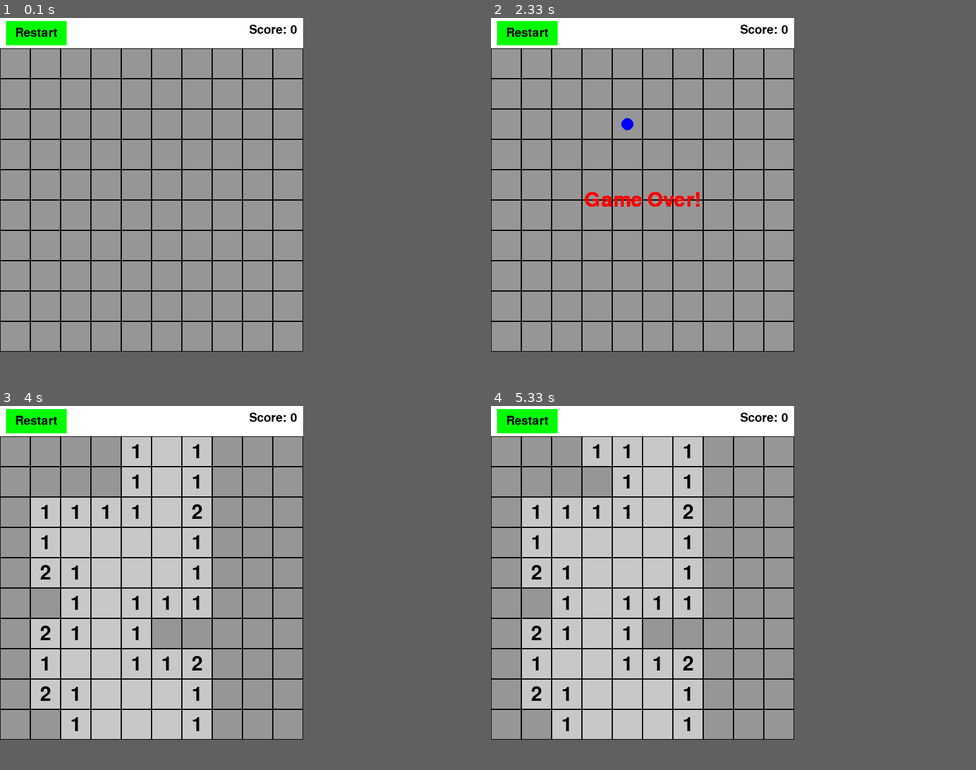
Above: before the commit, frames 1-4 (two rows, left to right).
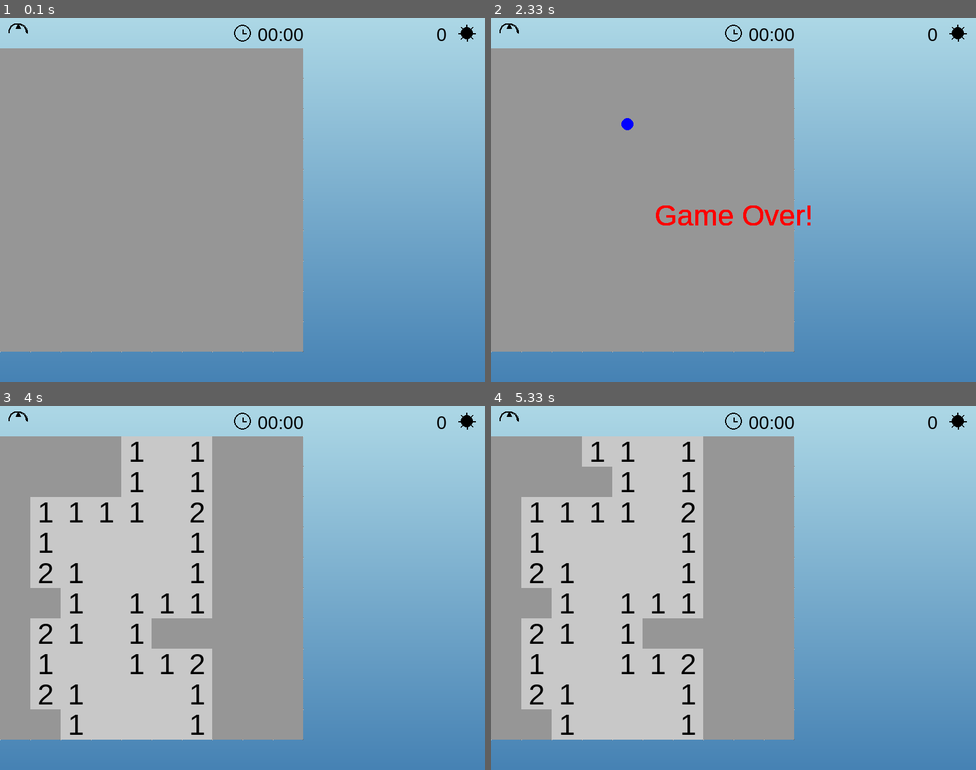
Above: after the commit, the same moments.

Repository: mwilcome/modern-minesweep
Game: pygame game, started from main.py
Two runs of this game, one before a commit and one after it. Both use one fixed random seed, a clock stepped at 60 frames per second and the inputs below.
Inputs (mouse positions are in pixels of both pictures, inside the frame that each line leads up to):
- Up to frame 1 (0.1 s): no input
- Up to frame 2 (2.33 s): click (714, 214) at 0.38 s; click (510, 32) at 0.72 s; hold R 1-1.47 s; right-click (617, 127) at 1.55 s; click (733, 32) at 1.88 s; click (718, 138) at 2.22 s
- Up to frame 3 (4 s): hold R 2.5-2.97 s; click (465, 420) at 3.05 s; click (392, 580) at 3.38 s; click (87, 540) at 3.72 s
- Up to frame 4 (5.33 s): click (588, 464) at 4.05 s
In our replay, the window is 500x550 before the commit and 800x600 after it. These sizes can differ from the game's own. Grey fills any space a smaller window leaves; there, only what the larger window draws over its background counts as a difference.

The runs differ from the first frame. In frame 1, 36% of the frame differs, in the area x 0-100%, y 0-92%; in frame 2, 37%; in frame 3, 38%; in frame 4, 38%.

Commit message:
Updated to more modern look

Diff:
--- a/application/game_controller.py
+++ b/application/game_controller.py
@@ -18,18 +18,18 @@
         """Main game loop."""
         running = True
         while running:
-            # Process all events at the start, regardless of game state
+            mouse_pos = pygame.mouse.get_pos()  # Get mouse position for hover effects
             for event in pygame.event.get():
                 if event.type == pygame.QUIT:
                     running = False
                 elif event.type == pygame.MOUSEBUTTONDOWN:
                     mouse_x, mouse_y = event.pos
-                    # Check if the click is on the restart button (example coordinates)
-                    if 5 <= mouse_y <= 45 and 10 <= mouse_x <= 110:
+                    # Check if restart button is clicked (top-left corner)
+                    if 5 <= mouse_y <= 45 and 10 <= mouse_x <= 50:
                         self.reset_game()
-                    # Only process grid clicks if the game is active
                     elif not self.game.game_over and not self.game.won:
-                        grid_row = (mouse_y - 50) // 50  # Adjust for UI offset
+                        # Adjust for UI offset (50px from top)
+                        grid_row = (mouse_y - 50) // 50
                         grid_col = mouse_x // 50
                         if 0 <= grid_row < self.rows and 0 <= grid_col < self.cols:
                             if event.button == 1:  # Left click
@@ -37,12 +37,13 @@
                             elif event.button == 3:  # Right click
                                 self.game.grid[grid_row][grid_col].toggle_flag()
                 elif event.type == pygame.KEYDOWN:
-                    if event.key == pygame.K_r:  # Restart via 'R' key
+                    if event.key == pygame.K_r:  # Press 'R' to restart
                         self.reset_game()
 
-            # Render based on game state
+            # Render the game state
             if self.game.game_over or self.game.won:
                 self.renderer.show_game_over(self.game.won)
             else:
-                self.renderer.render(self.game)
+                self.renderer.render(self.game, mouse_pos)
+
         pygame.quit()
--- a/domain/entities/game.py
+++ b/domain/entities/game.py
@@ -24,7 +24,7 @@
                 mines_placed += 1
 
     def _calculate_numbers(self):
-        """Calculate the number of adjacent mines for each cell."""
+        """Calculate adjacent mine counts for each cell."""
         for x in range(self.rows):
             for y in range(self.cols):
                 if not self.grid[x][y].is_mine:
@@ -41,23 +41,19 @@
             return
         cell = self.grid[row][col]
         if not cell.is_revealed and not cell.is_flagged:
-            cell.reveal()
+            cell.is_revealed = True
             if cell.is_mine:
                 self.game_over = True
             elif cell.adjacent_mines == 0:
-                self._flood_fill(row, col)
+                for dx in [-1, 0, 1]:
+                    for dy in [-1, 0, 1]:
+                        nr, nc = row + dx, col + dy
+                        if 0 <= nr < self.rows and 0 <= nc < self.cols:
+                            self.reveal_cell(nr, nc)
             self._check_win_condition()
 
-    def _flood_fill(self, row, col):
-        """Recursively reveal adjacent cells if the current cell has no adjacent mines."""
-        for dx in [-1, 0, 1]:
-            for dy in [-1, 0, 1]:
-                nr, nc = row + dx, col + dy
-                if 0 <= nr < self.rows and 0 <= nc < self.cols:
-                    self.reveal_cell(nr, nc)
-
     def _check_win_condition(self):
-        """Check if the player has won by revealing all non-mine cells."""
+        """Check if all non-mine cells are revealed."""
         for row in self.grid:
             for cell in row:
                 if not cell.is_mine and not cell.is_revealed:
@@ -65,5 +61,5 @@
         self.won = True
 
     def get_score(self):
-        """Calculate the score based on correctly flagged mines."""
+        """Calculate score based on correctly flagged mines."""
         return sum(1 for row in self.grid for cell in row if cell.is_mine and cell.is_flagged)
--- a/domain/value_objects/cell.py
+++ b/domain/value_objects/cell.py
@@ -1,15 +1,11 @@
 class Cell:
     def __init__(self):
-        self.is_mine = False        # Whether the cell contains a mine
-        self.is_revealed = False    # Whether the cell has been revealed
-        self.is_flagged = False     # Whether the cell is flagged by the player
-        self.adjacent_mines = 0     # Number of mines in adjacent cells
-
-    def reveal(self):
-        """Reveal the cell."""
-        self.is_revealed = True
+        self.is_mine = False
+        self.is_revealed = False
+        self.is_flagged = False
+        self.adjacent_mines = 0
 
     def toggle_flag(self):
-        """Toggle the flag status if the cell is not revealed."""
+        """Toggle the flag state if the cell isn’t revealed."""
         if not self.is_revealed:
             self.is_flagged = not self.is_flagged
--- a/infrastructure/pygame_renderer.py
+++ b/infrastructure/pygame_renderer.py
@@ -1,56 +1,136 @@
 import pygame
+import math  # Import math for trigonometric functions
 
 
 class PygameRenderer:
     def __init__(self, screen):
         self.screen = screen
         self.cell_size = 50
-        self.cell_font = pygame.font.SysFont(None, 48)  # Font for grid numbers
-        self.ui_font = pygame.font.SysFont(None, 30)  # Smaller font for UI
+        self.cell_font = pygame.font.SysFont('arial', 48)  # Explicit font to avoid warnings
+        self.ui_font = pygame.font.SysFont('arial', 30)
+        self.width, self.height = screen.get_size()
 
-    def render_ui(self, score):
-        """Render the UI with a restart button and score display."""
+        # Colors for light theme
+        self.background_start = (173, 216, 230)  # Light blue
+        self.background_end = (70, 130, 180)  # Steel blue
+        self.cell_light = (220, 220, 220)  # Light border for bevel
+        self.cell_dark = (100, 100, 100)  # Dark border for bevel
+        self.text_color = (0, 0, 0)  # Black text
+
+        # Create background surface with gradient
+        self.background = self.create_gradient_surface()
+
+        # UI Icons (simple shapes)
+        self.restart_icon = self.create_restart_icon()
+        self.timer_icon = self.create_timer_icon()
+        self.mine_icon = self.create_mine_icon()
+
+        # UI Positions
+        self.restart_rect = pygame.Rect(10, 5, 40, 40)
+        self.timer_rect = pygame.Rect(self.width // 2 - 20, 5, 40, 40)
+        self.mine_rect = pygame.Rect(self.width - 50, 5, 40, 40)
+
+    def create_gradient_surface(self):
+        """Create a surface with a vertical gradient."""
+        surface = pygame.Surface((self.width, self.height))
+        for y in range(self.height):
+            r = int(self.background_start[0] + (self.background_end[0] - self.background_start[0]) * y / self.height)
+            g = int(self.background_start[1] + (self.background_end[1] - self.background_start[1]) * y / self.height)
+            b = int(self.background_start[2] + (self.background_end[2] - self.background_start[2]) * y / self.height)
+            pygame.draw.line(surface, (r, g, b), (0, y), (self.width, y))
+        return surface
+
+    def create_restart_icon(self):
+        """Create a simple restart icon (circular arrow)."""
+        icon = pygame.Surface((32, 32), pygame.SRCALPHA)
+        pygame.draw.arc(icon, self.text_color, (0, 0, 32, 32), 0, 3.14, 2)
+        pygame.draw.polygon(icon, self.text_color, [(16, 0), (20, 8), (12, 8)])  # Arrowhead
+        return icon
+
+    def create_timer_icon(self):
+        """Create a simple timer icon (clock)."""
+        icon = pygame.Surface((32, 32), pygame.SRCALPHA)
+        pygame.draw.circle(icon, self.text_color, (16, 16), 14, 2)
+        pygame.draw.line(icon, self.text_color, (16, 16), (16, 10), 2)  # Hour hand
+        pygame.draw.line(icon, self.text_color, (16, 16), (22, 16), 2)  # Minute hand
+        return icon
+
+    def create_mine_icon(self):
+        """Create a simple mine icon (circle with spikes)."""
+        icon = pygame.Surface((32, 32), pygame.SRCALPHA)
+        pygame.draw.circle(icon, self.text_color, (16, 16), 10)
+        for angle in range(0, 360, 45):
+            rad = angle * 3.14159 / 180
+            x = 16 + 14 * math.cos(rad)  # Use math.cos instead of pygame.math.cos
+            y = 16 + 14 * math.sin(rad)  # Use math.sin instead of pygame.math.sin
+            pygame.draw.line(icon, self.text_color, (16, 16), (x, y), 2)
+        return icon
+
+    def render_ui(self, score, mouse_pos):
+        """Render the UI with icons and hover effects."""
         # Restart button
-        restart_rect = pygame.Rect(10, 5, 100, 40)
-        pygame.draw.rect(self.screen, (0, 255, 0), restart_rect)  # Green button
-        restart_text = self.ui_font.render("Restart", True, (0, 0, 0))
-        restart_text_rect = restart_text.get_rect(center=restart_rect.center)  # Center text in button
-        self.screen.blit(restart_text, restart_text_rect)
+        if self.restart_rect.collidepoint(mouse_pos):
+            pygame.draw.rect(self.screen, (0, 200, 0), self.restart_rect.inflate(4, 4))  # Hover effect
+        self.screen.blit(self.restart_icon, (self.restart_rect.x + 4, self.restart_rect.y + 4))
 
-        # Score display, aligned to the right
-        score_text = self.ui_font.render(f"Score: {score}", True, (0, 0, 0))
-        score_text_rect = score_text.get_rect(right=490, top=10)  # Right-aligned with margin
-        self.screen.blit(score_text, score_text_rect)
+        # Timer (placeholder)
+        if self.timer_rect.collidepoint(mouse_pos):
+            pygame.draw.rect(self.screen, (0, 200, 0), self.timer_rect.inflate(4, 4))
+        self.screen.blit(self.timer_icon, (self.timer_rect.x + 4, self.timer_rect.y + 4))
+        timer_text = self.ui_font.render("00:00", True, self.text_color)
+        self.screen.blit(timer_text, (self.timer_rect.right + 5, self.timer_rect.y + 5))
 
-    def render(self, game):
+        # Mine counter (using score as placeholder)
+        if self.mine_rect.collidepoint(mouse_pos):
+            pygame.draw.rect(self.screen, (0, 200, 0), self.mine_rect.inflate(4, 4))
+        self.screen.blit(self.mine_icon, (self.mine_rect.x + 4, self.mine_rect.y + 4))
+        mine_text = self.ui_font.render(str(score), True, self.text_color)
+        self.screen.blit(mine_text, (self.mine_rect.left - 30, self.mine_rect.y + 5))
+
+    def render(self, game, mouse_pos):
         """Render the game grid and UI."""
-        self.screen.fill((255, 255, 255))  # White background
-        self.render_ui(game.get_score())  # Render UI first
+        self.screen.blit(self.background, (0, 0))  # Draw gradient background
 
+        # Render UI
+        self.render_ui(game.get_score(), mouse_pos)
+
+        # Render grid with beveled cells
         for row in range(game.rows):
             for col in range(game.cols):
                 cell = game.grid[row][col]
-                rect = pygame.Rect(col * self.cell_size, row * self.cell_size + 50, self.cell_size, self.cell_size)
+                x = col * self.cell_size
+                y = row * self.cell_size + 50  # Offset for UI
+                rect = pygame.Rect(x, y, self.cell_size, self.cell_size)
+
+                # Bevel effect
+                pygame.draw.line(self.screen, self.cell_light, (x, y), (x + self.cell_size, y))  # Top
+                pygame.draw.line(self.screen, self.cell_light, (x, y), (x, y + self.cell_size))  # Left
+                pygame.draw.line(self.screen, self.cell_dark, (x, y + self.cell_size - 1),
+                                 (x + self.cell_size, y + self.cell_size - 1))  # Bottom
+                pygame.draw.line(self.screen, self.cell_dark, (x + self.cell_size - 1, y),
+                                 (x + self.cell_size - 1, y + self.cell_size))  # Right
+
+                # Cell content
                 if cell.is_revealed:
                     if cell.is_mine:
-                        pygame.draw.rect(self.screen, (255, 0, 0), rect)  # Red for mines
+                        pygame.draw.rect(self.screen, (255, 0, 0), rect)
                     else:
-                        pygame.draw.rect(self.screen, (200, 200, 200), rect)  # Light gray for revealed
+                        pygame.draw.rect(self.screen, (200, 200, 200), rect)
                         if cell.adjacent_mines > 0:
-                            text = self.cell_font.render(str(cell.adjacent_mines), True, (0, 0, 0))
+                            text = self.cell_font.render(str(cell.adjacent_mines), True, self.text_color)
                             text_rect = text.get_rect(center=rect.center)
                             self.screen.blit(text, text_rect)
                 else:
-                    pygame.draw.rect(self.screen, (150, 150, 150), rect)  # Dark gray for unrevealed
+                    pygame.draw.rect(self.screen, (150, 150, 150), rect)
                 if cell.is_flagged:
-                    pygame.draw.circle(self.screen, (0, 0, 255), rect.center, 10)  # Blue flag
-                pygame.draw.rect(self.screen, (0, 0, 0), rect, 1)  # Black border
+                    pygame.draw.circle(self.screen, (0, 0, 255), rect.center, 10)
+
         pygame.display.flip()
 
     def show_game_over(self, won):
-        """Display game over or win message centered in the grid area."""
+        """Display game over or win message."""
         message = "You Win!" if won else "Game Over!"
         text = self.cell_font.render(message, True, (255, 0, 0))
-        self.screen.blit(text, (self.screen.get_width() // 2 - text.get_width() // 2,
-                                50 + (500 // 2) - text.get_height() // 2))  # Centered in grid area
+        self.screen.blit(text, (self.width // 2 - text.get_width() // 2,
+                                50 + (self.height - 50) // 2 - text.get_height() // 2))
         pygame.display.flip()
--- a/main.py
+++ b/main.py
@@ -2,10 +2,16 @@
 from application.game_controller import GameController
 from infrastructure.pygame_renderer import PygameRenderer
 
+# Initialize Pygame
 pygame.init()
-screen = pygame.display.set_mode((500, 550))  # Height increased by 50px for UI
-pygame.display.set_caption("Minesweeper")
 
+# Set up the screen (adjust size as needed)
+screen = pygame.display.set_mode((800, 600))
+pygame.display.set_caption("Modern Minesweeper")
+
+# Create renderer and game controller
 renderer = PygameRenderer(screen)
 controller = GameController(10, 10, 10, renderer)  # 10x10 grid with 10 mines
+
+# Run the game
 controller.run()
